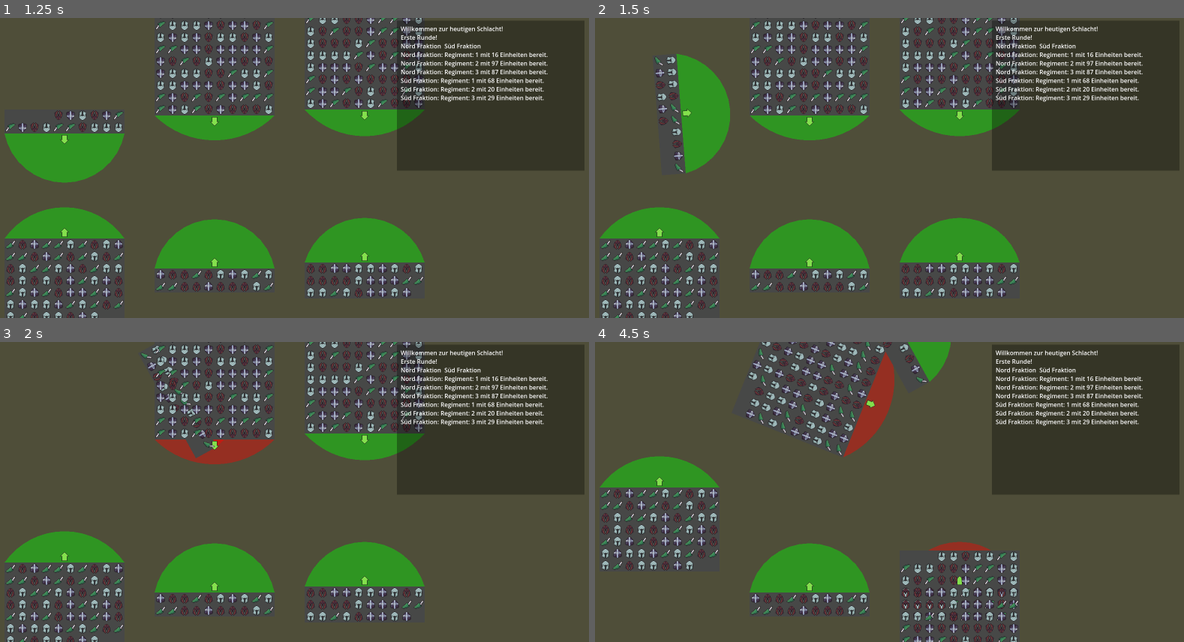
Above: before the commit, frames 1-4 (two rows, left to right).
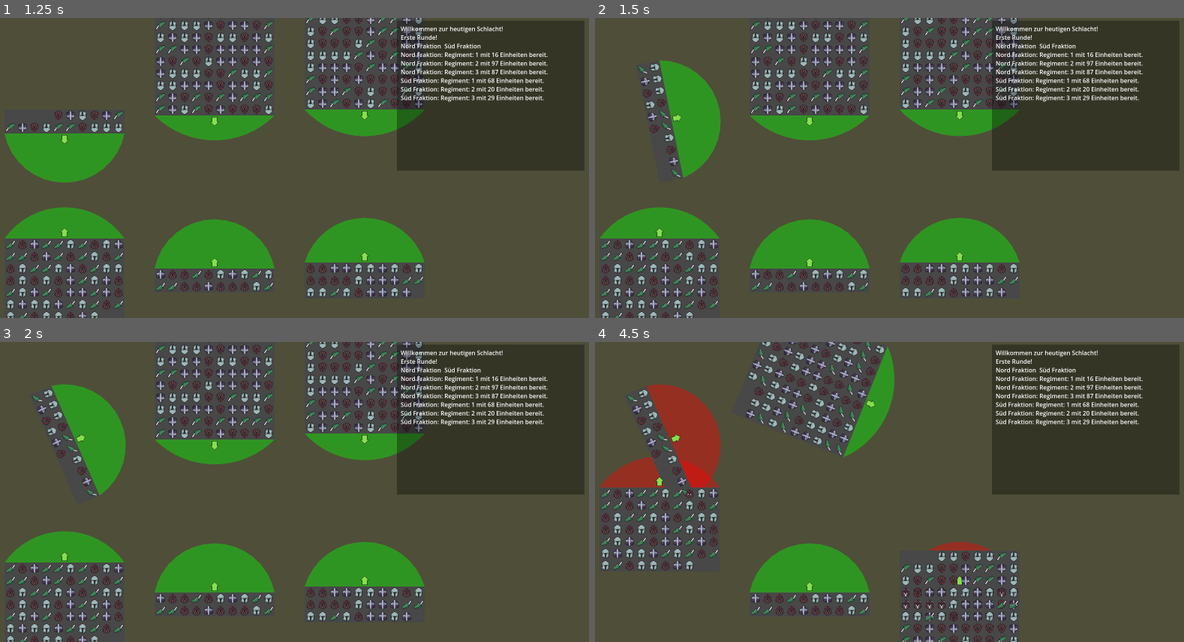
Above: after the commit, the same moments.

Repository: cjanta/RectsGodot
Game: Godot game, scene res://root.tscn
Two runs of this game, one before a commit and one after it. Both use one fixed random seed, a clock stepped at 60 frames per second and the inputs below.
Inputs (mouse positions are in pixels of both pictures, inside the frame that each line leads up to):
- Up to frame 1 (1.25 s): tap Enter at 0.5 s; drag from (64, 54) to (212, 120) at 0.52 s
- Up to frame 2 (1.5 s): tap Space (Spacebar) at 1.25 s; drag from (659, 138) to (807, 54) at 1.27 s
- Up to frame 3 (2 s): no input
- Up to frame 4 (4.5 s): tap Enter at 2, 3.5 s; tap Space (Spacebar) at 2.1, 2.75, 4.25 s; click (807, 378) at 2.17 s; drag from (807, 444) to (960, 438) at 2.77 s; drag from (960, 378) to (659, 606) at 3.52 s; drag from (659, 606) to (807, 378) at 4.27 s

Frame 1 is identical in both runs. In frame 2, 2.0% of the frame differs, in the area x 7-23%, y 12-54%; in frame 3, 4.3%; in frame 4, 5.9%, in the area x 0-61%, y 0-51%.

Commit message:
++

Diff:
--- a/faction_regiment_scene.tscn
+++ b/faction_regiment_scene.tscn
@@ -13,7 +13,7 @@
 [node name="hitbox_regiment_bounds" parent="." instance=ExtResource("2_daj36")]
 
 [node name="hitbox_rotation" parent="." instance=ExtResource("3_3dvq2")]
-collision_layer = 2
+collision_layer = 128
 collision_mask = 0
 
 [node name="bounds_sprite" type="Sprite2D" parent="."]
--- a/hitbox_regiment_bounds.gd
+++ b/hitbox_regiment_bounds.gd
@@ -9,7 +9,7 @@
 func _ready():
 	regiment = get_parent()
 	selected_Mouse_Position = get_global_mouse_position()
-	coll_shape = coll_shape.duplicate()
+	coll_shape.shape = coll_shape.shape.duplicate()
 
 func _input(event):
 	if event is InputEventMouseButton:
